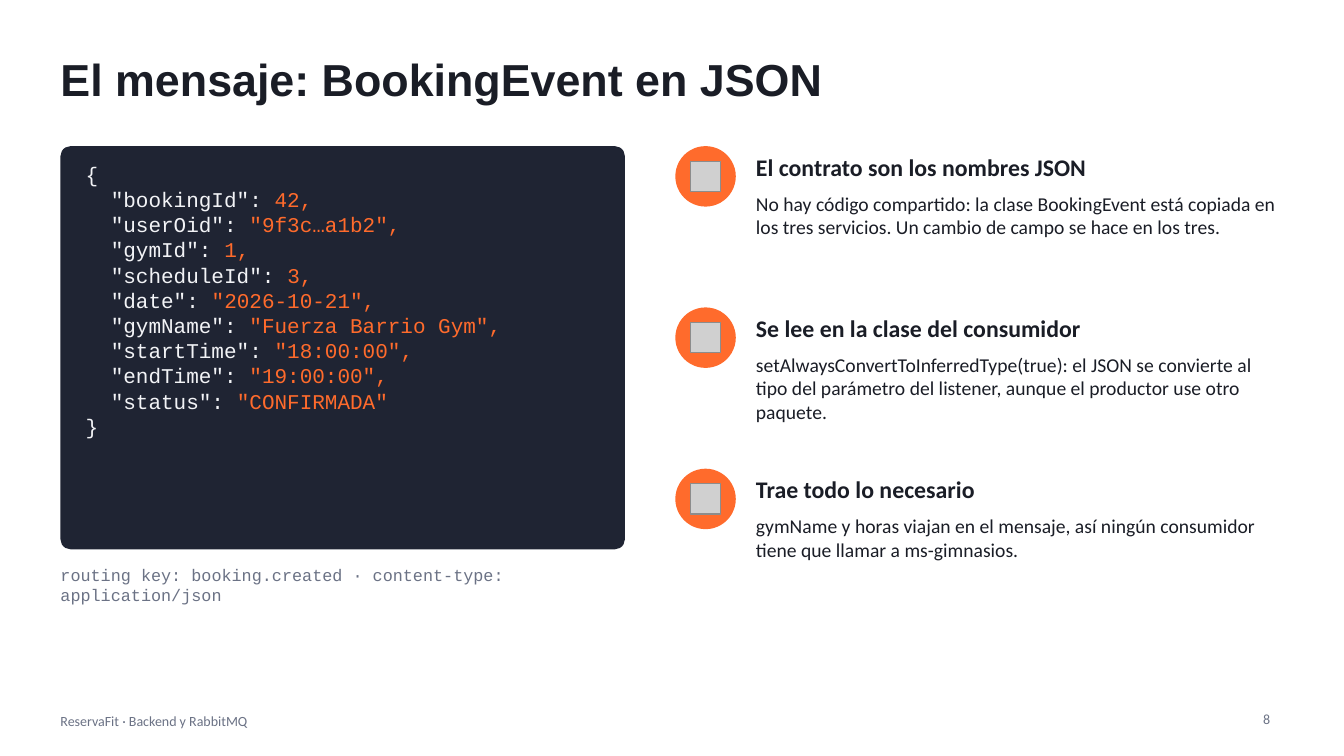
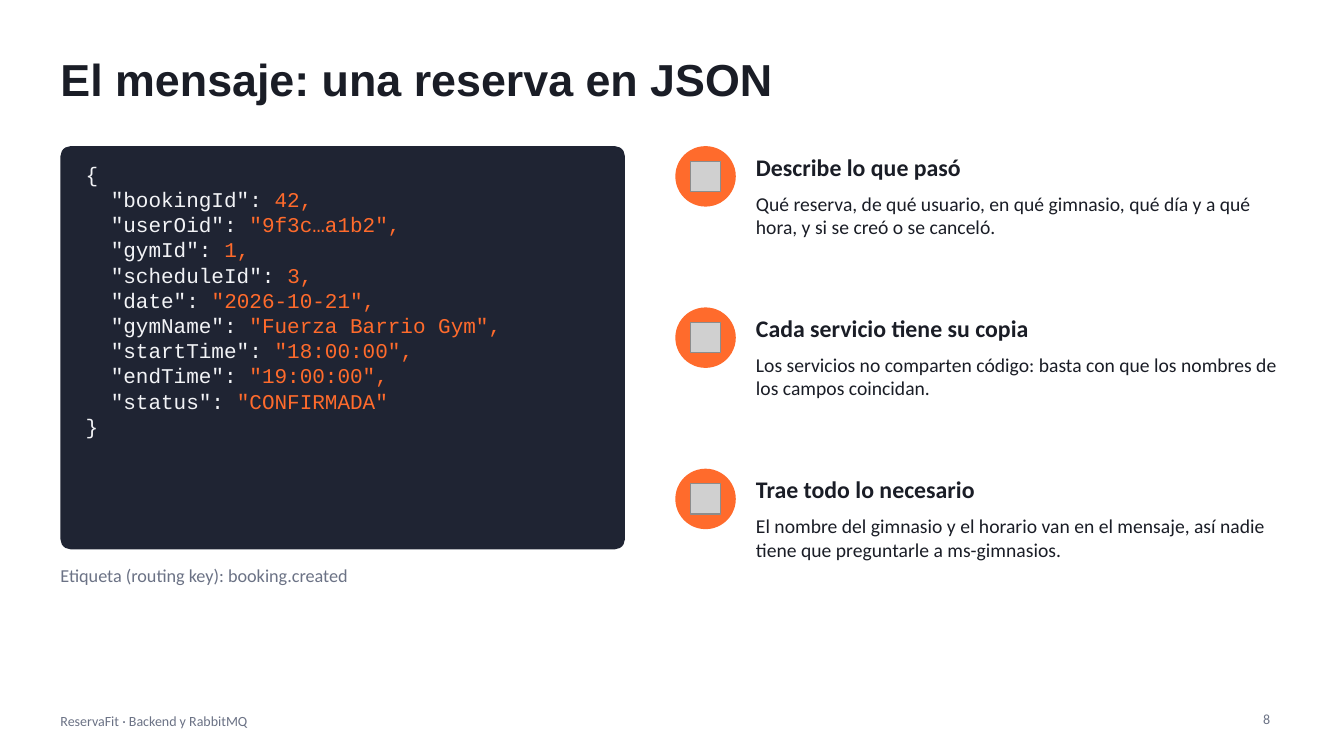
Before and after one commit to nxiiio/ReservaFit, a slide deck: slide 8 of docs/presentacion-backend-rabbitmq.pptx. Drawn at 1344x756 pixels with LibreOffice and Linux fonts; fonts in the diff are those of the drawing; grey boxes stand for pictures. Boxes give left, top, right and bottom in pixels: in the first picture for what was removed or moved away, otherwise in the second. Text is boxed around its words. In the diff, an @@ line names an element or a change of style, - is before the commit and + after.

```diff
--- a/docs/presentacion-backend-rabbitmq.pptx
+++ b/docs/presentacion-backend-rabbitmq.pptx
@@ title at (60, 63, 772, 104): text changed @@
-El mensaje: BookingEvent en JSON
+El mensaje: una reserva en JSON
@@ text at (756, 159, 961, 180): text changed @@
-El contrato son los nombres JSON
+Describe lo que pasó
@@ text at (756, 197, 1250, 237): text changed @@
-No hay código compartido: la clase BookingEvent está copiada en los tres servicios. Un cambio de campo se hace en los tres.
+Qué reserva, de qué usuario, en qué gimnasio, qué día y a qué hora, y si se creó o se canceló.
@@ text at (756, 320, 1028, 341): text changed @@
-Se lee en la clase del consumidor
+Cada servicio tiene su copia
@@ text at (756, 358, 1276, 398): text changed @@
-setAlwaysConvertToInferredType(true): el JSON se convierte al tipo del parámetro del listener, aunque el productor use otro paquete.
+Los servicios no comparten código: basta con que los nombres de los campos coincidan.
@@ text at (756, 519, 1264, 561): text changed @@
-gymName y horas viajan en el mensaje, así ningún consumidor tiene que llamar a ms-gimnasios.
+El nombre del gimnasio y el horario van en el mensaje, así nadie tiene que preguntarle a ms-gimnasios.
@@ text at (60, 569, 348, 585): text changed; size 12 to 13 pt; font Courier New to Calibri @@
-routing key: booking.created · content-type: application/json
+Etiqueta (routing key): booking.created
```
Also in this commit, not shown: 9 other slides changed, 3 slides added, 4 slides removed.
